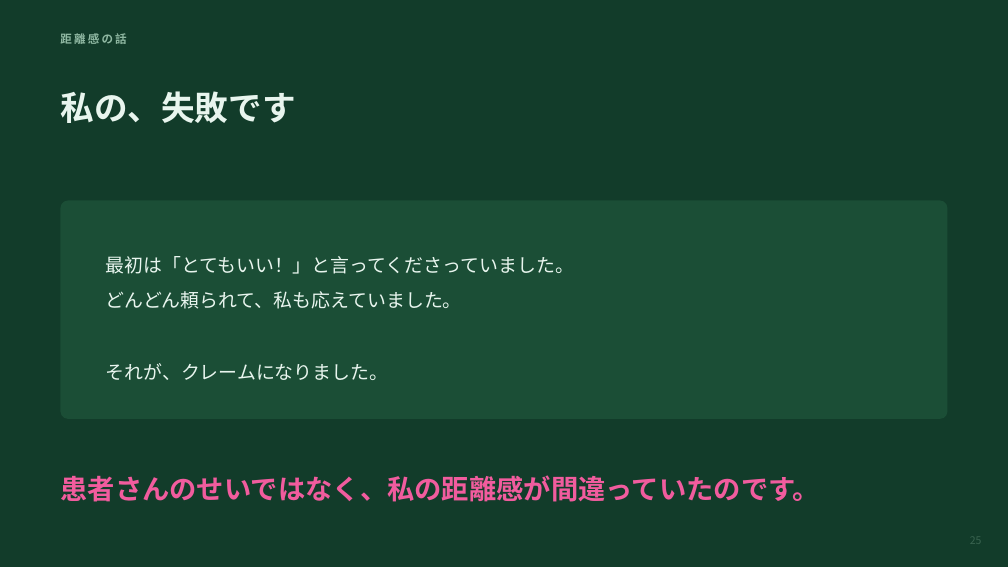
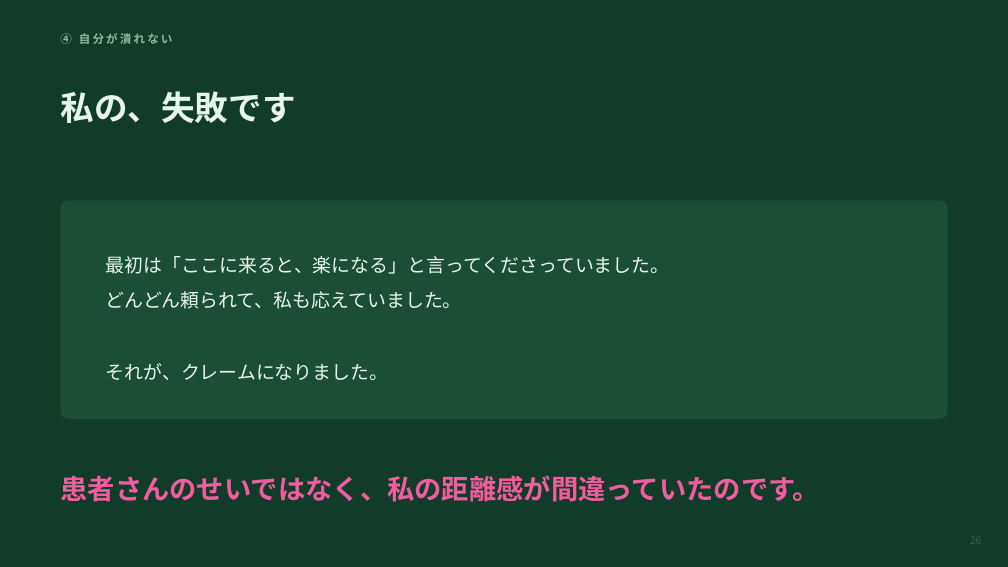
Before and after one commit to mananyon/manayonekura, a slide deck: slide 26 of docs/slides/20261016APNET/APNET本番版.pptx (slide 25 before the commit). Drawn at 1008x567 pixels with LibreOffice and Linux fonts; fonts in the diff are those of the drawing. Boxes give left, top, right and bottom in pixels: in the first picture for what was removed or moved away, otherwise in the second. Text is boxed around its words. In the diff, an @@ line names an element or a change of style, - is before the commit and + after.

```diff
--- a/docs/slides/20261016APNET/APNET本番版.pptx
+++ b/docs/slides/20261016APNET/APNET本番版.pptx
@@ text at bbox=[60, 33, 173, 44]: text changed @@
-距離感の話
+④ 自分が潰れない
@@ text at bbox=[106, 256, 670, 274]: text changed @@
-最初は「とてもいい！」と言ってくださっていました。
+最初は「ここに来ると、楽になる」と言ってくださっていました。
```
Also in this commit, not shown: 49 other slides changed, 2 slides added, 2 other files.
